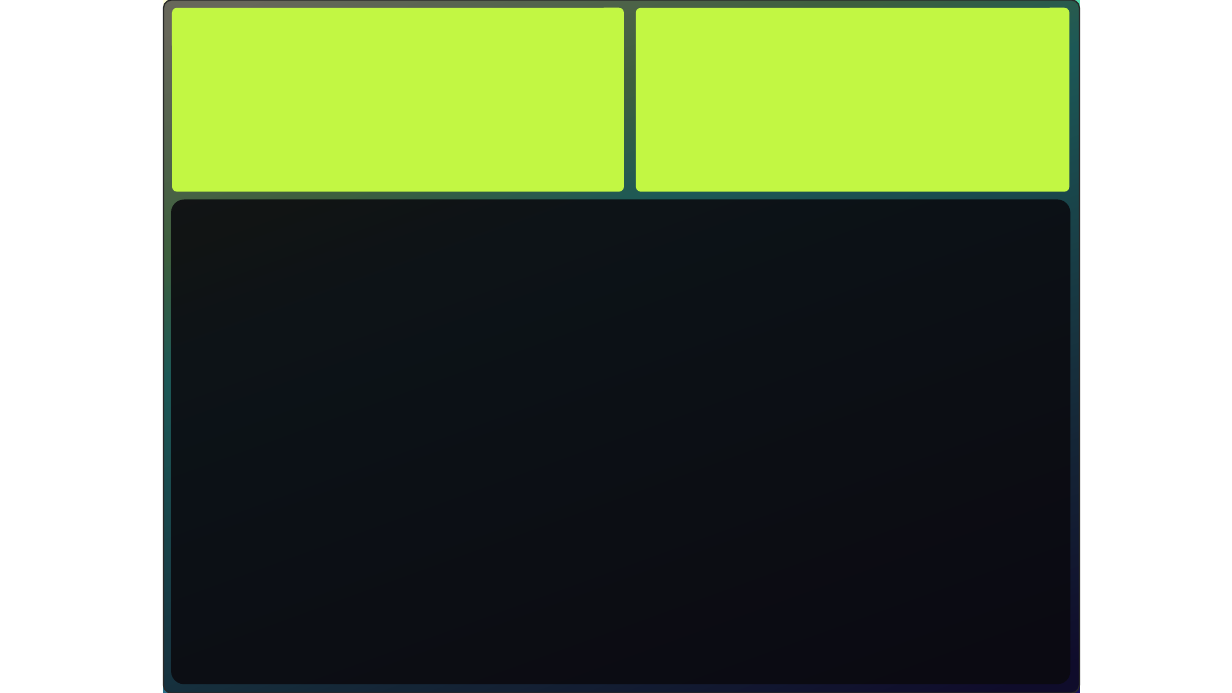
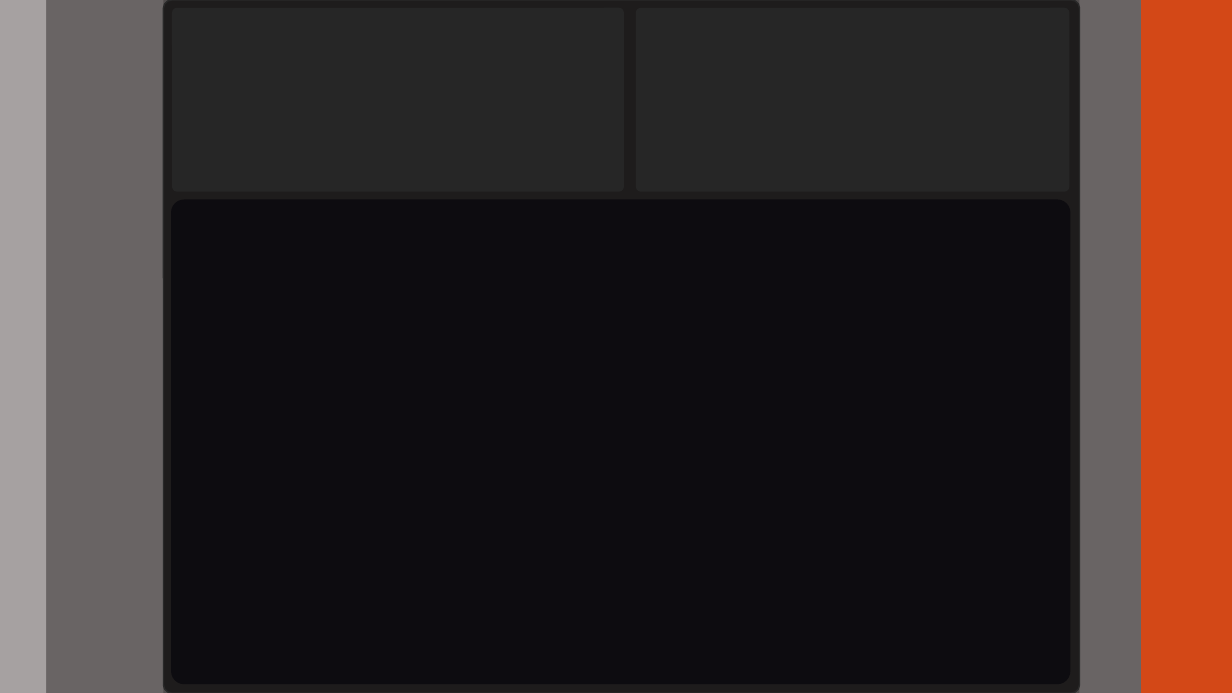
Before and after one commit to Reneress/Aulas-Power-BI, a slide deck: slide 2 of Intensivão de Power BI - Aula 3/Intensivão de Power BI - Aula 3/Plano de Fundo.pptx. Drawn at 1232x693 pixels with LibreOffice and Linux fonts; fonts in the diff are those of the drawing. Boxes give left, top, right and bottom in pixels: in the first picture for what was removed or moved away, otherwise in the second. Text is boxed around its words. In the diff, an @@ line names an element or a change of style, - is before the commit and + after.

```diff
--- a/Intensivão de Power BI - Aula 3/Intensivão de Power BI - Aula 3/Plano de Fundo.pptx
+++ b/Intensivão de Power BI - Aula 3/Intensivão de Power BI - Aula 3/Plano de Fundo.pptx
@@ background #FFFFFF to #696464 @@
@@ rectangle added at [0,0,46,693], fill #A6A1A1 @@
@@ rectangle at [164,0,1080,693]: fill gradient #FFFFD6 to #90EB8B to #3AD9CC to #244B73 to #18105B to #4F4B4B @@
@@ rounded rectangle at [164,0,1080,693]: fill #0B0A0F at 62% opacity to #000000 at 62% opacity; outline #292929 1 pt to #292929 1.1 pt @@
@@ rounded rectangle at [172,7,624,191]: fill #C2F743 to #262626 @@
@@ rounded rectangle at [636,7,1069,191]: fill #C2F743 to #262626 @@
@@ rectangle added at [1141,0,1232,693], fill #D34817 @@
```
Also in this commit, not shown: 1 other slide changed, 1 slide added, 1 slide removed, 2 other files.
